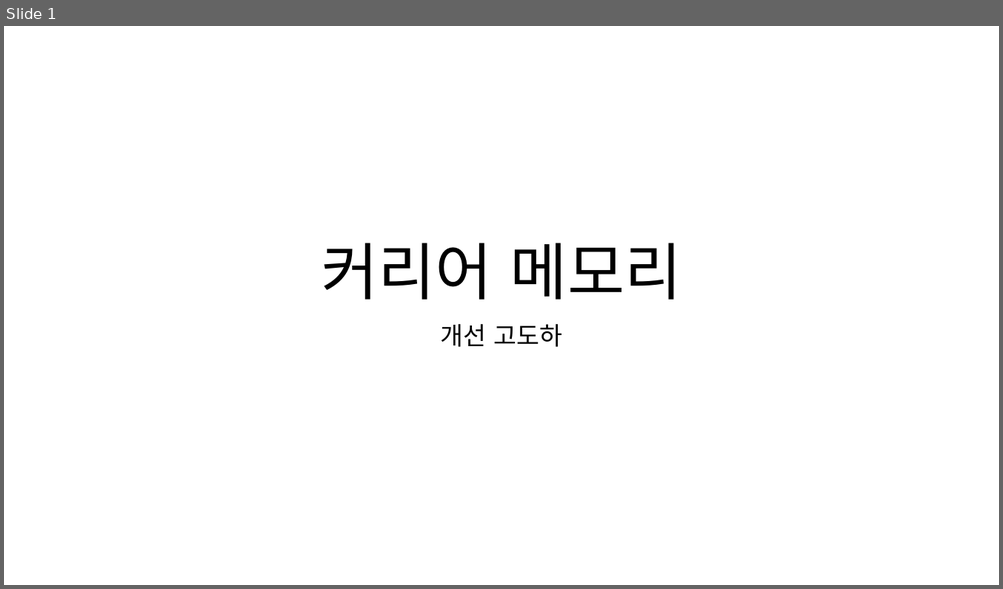
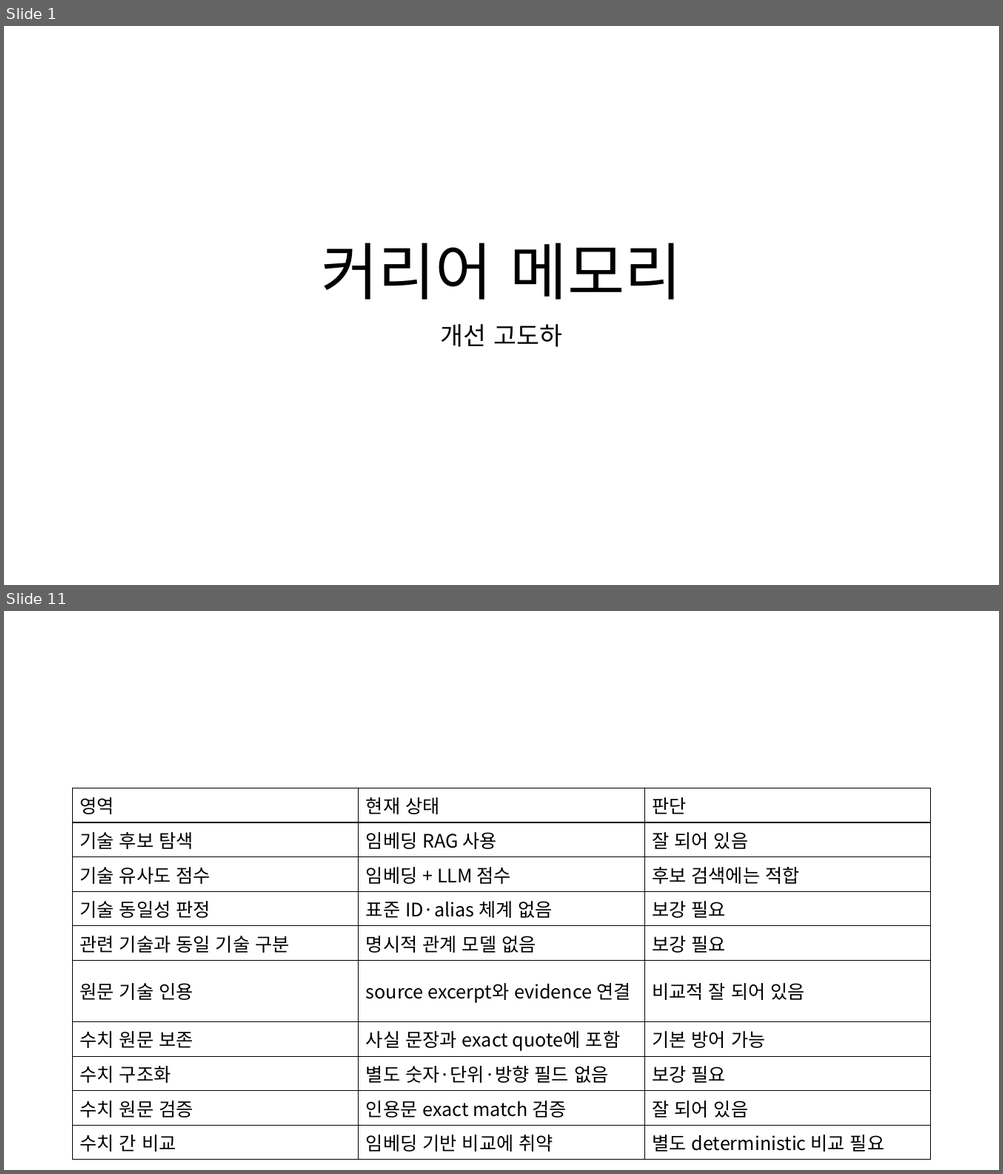
Before and after one commit to hamhj7694/CareerMemory_langchain_rag, a slide deck: 포트폴리오 및 기타 raw 자료/커리어 메모리 개선 및 고도화.pptx. Shown one above the other, each under a label of ours: slide 1 before the commit, slides 1 and 11 after it; the slides between them are not shown. The pictures are 1003x589 and 1003x1174 pixels, drawn with LibreOffice and Linux fonts; fonts in the diff are those of the drawing. Boxes give left, top, right and bottom in pixels: in the first picture for what was removed or moved away, otherwise in the second. Text is boxed around its words. In the diff, an @@ line names an element or a change of style, - is before the commit and + after.

Commit message:
feat: 기술·수치 정규화와 원문 근거 기반 매칭 강화
- 기술 별칭, 관련 기술, 미등록 기술을 구분해 원문과 함께 보존
- 정량 지표를 원문에서 추출하고 결정론적으로 검증
- 임베딩은 후보 검색에만 사용하고 명시적 조건으로 최종 판정
- 경험·공고 스키마와 DB에 구조화 필드 추가
- 안전한 백필 도구와 정답 세트 평가 지표 추가
- 회귀 테스트 및 성능 벤치마크 갱신

```diff
--- a/포트폴리오 및 기타 raw 자료/커리어 메모리 개선 및 고도화.pptx
+++ b/포트폴리오 및 기타 raw 자료/커리어 메모리 개선 및 고도화.pptx
@@ slide 11 added at box(4, 611, 999, 1170), background #FFFFFF @@
@@ table added at box(73, 789, 930, 1155), 10 rows, 3 columns @@
+영역 | 현재 상태 | 판단
+기술 후보 탐색 | 임베딩 RAG 사용 | 잘 되어 있음
+기술 유사도 점수 | 임베딩 + LLM 점수 | 후보 검색에는 적합
+기술 동일성 판정 | 표준 ID·alias 체계 없음 | 보강 필요
+관련 기술과 동일 기술 구분 | 명시적 관계 모델 없음 | 보강 필요
+원문 기술 인용 | source excerpt와 evidence 연결 | 비교적 잘 되어 있음
+수치 원문 보존 | 사실 문장과 exact quote에 포함 | 기본 방어 가능
+수치 구조화 | 별도 숫자·단위·방향 필드 없음 | 보강 필요
+수치 원문 검증 | 인용문 exact match 검증 | 잘 되어 있음
+수치 간 비교 | 임베딩 기반 비교에 취약 | 별도 deterministic 비교 필요
```
Also in this commit, not shown: 1 slide changed, 16 other slides added, 56 other files.
